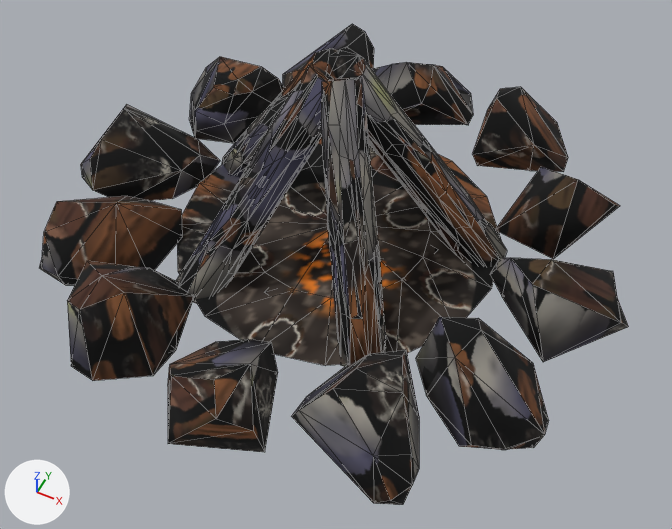
Renders of the glTF model game/assets/custom/campfire.glb from each side of a commit.
Camera for both pictures: a 50 mm lens placed at (1.09, -2.2, 2.58), pointed at (0.11, -0.23, 0.11). Every picture has the same lights, and +X, +Y and +Z are marked at lower left. The first picture is the older version. Mesh edges are drawn as thin lines. Vertices at exactly the same position are counted once.

Before the edit, the objects in view are built like this:
```python
me_campfire = bpy.data.meshes.new('campfire')
me_campfire.from_pydata(...)  # 811 vertices, 1495 faces; spans x -1.12..1.11, y -1.06..1.09, z -0.08..0.79
me_campfire.materials.append(mat_campfire_painted)  # picture img_campfire_paint
ob_campfire = bpy.data.objects.new('campfire', me_campfire)
ob_campfire.location = (0.0, 0.0, 0.0)
```
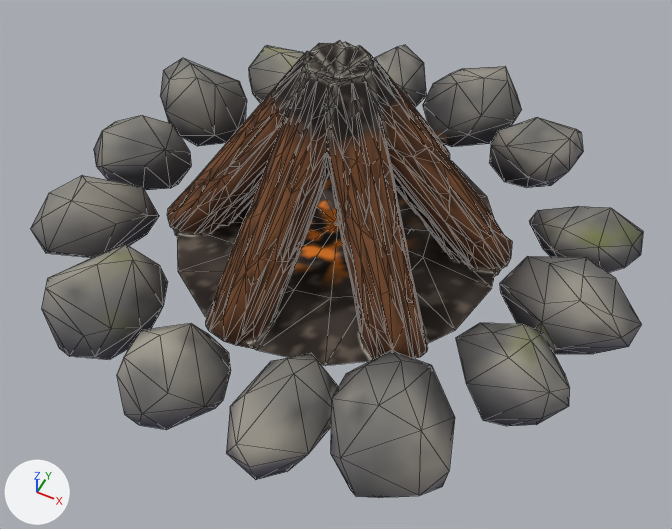
Edits to the bpy script that builds the scene:
```text
Change me_campfire:
    used by ob_campfire; location = (0.0, 0.0, 0.0)
    remove me_campfire.from_pydata(...)  # 811 vertices, 1495 faces; spans x -1.12..1.11, y -1.06..1.09, z -0.08..0.79
    add me_campfire.from_pydata(...)  # 1467 vertices, 2800 faces; spans x -1.08..1.14, y -1.08..1.14, z -0.09..0.81
    me_campfire part 1: the loose piece of 115 vertices spanning x -0.61..0.04, y -0.07..0.26, z -0.08..0.79 is rebuilt with 176 vertices and now spans x -0.52..0.07, y -0.07..0.49, z -0.09..0.8
    me_campfire part 2: the loose piece of 114 vertices spanning x -0.06..0.4, y -0.54..0.05, z -0.08..0.79 is rebuilt with 181 vertices and now spans x -0.07..0.52, y -0.49..0.07, z -0.09..0.81
    me_campfire part 3: the loose piece of 19 vertices spanning x 0.23..0.69, y -0.96..-0.48, z 0.01..0.32 is rebuilt with 23 vertices and now spans x 0.33..0.77, y -0.97..-0.46, z -0.02..0.21
    me_campfire part 4: the loose piece of 19 vertices spanning x -0.95..-0.51, y 0.19..0.6, z 0.0..0.28 is rebuilt with 24 vertices and now spans x -1.06..-0.62, y 0.16..0.56, z -0.02..0.23
    me_campfire part 5: the loose piece of 18 vertices spanning x -0.66..-0.22, y 0.49..1.05, z 0.0..0.22 is rebuilt with 23 vertices and now spans x -0.76..-0.35, y 0.52..0.88, z -0.02..0.22
    me_campfire part 6: the loose piece of 17 vertices spanning x 0.5..0.98, y -0.69..-0.26, z 0.0..0.29 is rebuilt with 22 vertices and now spans x 0.6..1.02, y -0.53..-0.18, z -0.02..0.23
    me_campfire part 7: the loose piece of 17 vertices spanning x -0.97..-0.51, y -0.7..-0.2, z 0.0..0.26 is rebuilt with 21 vertices and now spans x -1.02..-0.63, y -0.61..-0.21, z -0.02..0.23
    me_campfire part 8: the loose piece of 16 vertices spanning x -1.12..-0.61, y -0.28..0.22, z 0.0..0.28 is rebuilt with 20 vertices and now spans x -1.08..-0.67, y -0.18..0.15, z -0.02..0.2
    me_campfire part 9: the loose piece of 16 vertices spanning x -0.6..-0.25, y -0.98..-0.49, z 0.0..0.3 is rebuilt with 23 vertices and now spans x -0.74..-0.33, y -0.95..-0.5, z -0.02..0.29
    me_campfire part 10: the loose piece of 14 vertices spanning x 0.59..1.11, y -0.24..0.2, z 0.0..0.28 is rebuilt with 25 vertices and now spans x 0.64..1.14, y -0.23..0.16, z -0.02..0.26
    me_campfire part 11: the loose piece of 13 vertices spanning x 0.29..0.67, y 0.57..0.97, z 0.0..0.28 is rebuilt with 23 vertices and now spans x 0.37..0.71, y 0.52..0.91, z -0.02..0.17
    me_campfire part 12: 5 vertices moved within x -0.09..0.32, y -0.17..0.36, z 0.02..0.73; 374 vertices removed from x -0.42..0.94, y -1.06..1.09, z -0.08..0.79; 868 vertices added at x -0.64..1.06, y -1.08..1.14, z -0.09..0.81
    me_campfire part 13: 43 kept faces spanning x -0.62..0.62, y -0.62..0.62, z 0.01..0.06 get new texture (UV) coordinates
    other edits to the shape of me_campfire do not show in these pictures
```

Pixel boxes [x1, y1, x2, y2] of what changed, in the pictures (672 x 529 px):
'campfire', reshaped: before [39, 24, 628, 505]; after [30, 40, 643, 498]
part 1 of me_campfire, rebuilt: before [222, 48, 338, 177]; after [310, 40, 343, 78]
part 2 of me_campfire, rebuilt (56% wider): before [321, 78, 386, 367]; after [326, 75, 428, 362]
part 3 of me_campfire, rebuilt: before [291, 350, 419, 505]; after [331, 350, 455, 498]
part 4 of me_campfire, rebuilt (9% narrower): before [189, 57, 285, 143]; after [160, 58, 247, 146]
part 5 of me_campfire, rebuilt: before [283, 24, 374, 88]; after [249, 45, 305, 103]
part 6 of me_campfire, rebuilt (14% narrower, 22% shorter): before [416, 317, 549, 450]; after [456, 323, 570, 426]
part 7 of me_campfire, rebuilt (10% narrower, 7% shorter): before [39, 196, 183, 285]; after [30, 175, 159, 258]
part 8 of me_campfire, rebuilt (29% narrower, 22% shorter): before [81, 104, 220, 201]; after [94, 115, 192, 190]
part 9 of me_campfire, rebuilt: before [67, 261, 194, 381]; after [42, 244, 168, 360]
part 10 of me_campfire, rebuilt: before [490, 258, 628, 362]; after [500, 256, 641, 354]
part 11 of me_campfire, rebuilt (16% shorter): before [473, 87, 568, 172]; after [490, 117, 583, 188]
part 12 of me_campfire, built on: before [168, 47, 620, 452]; after [117, 42, 643, 480]
part 13 of me_campfire, surface changed: before [177, 137, 502, 366]; after [177, 161, 495, 366]
